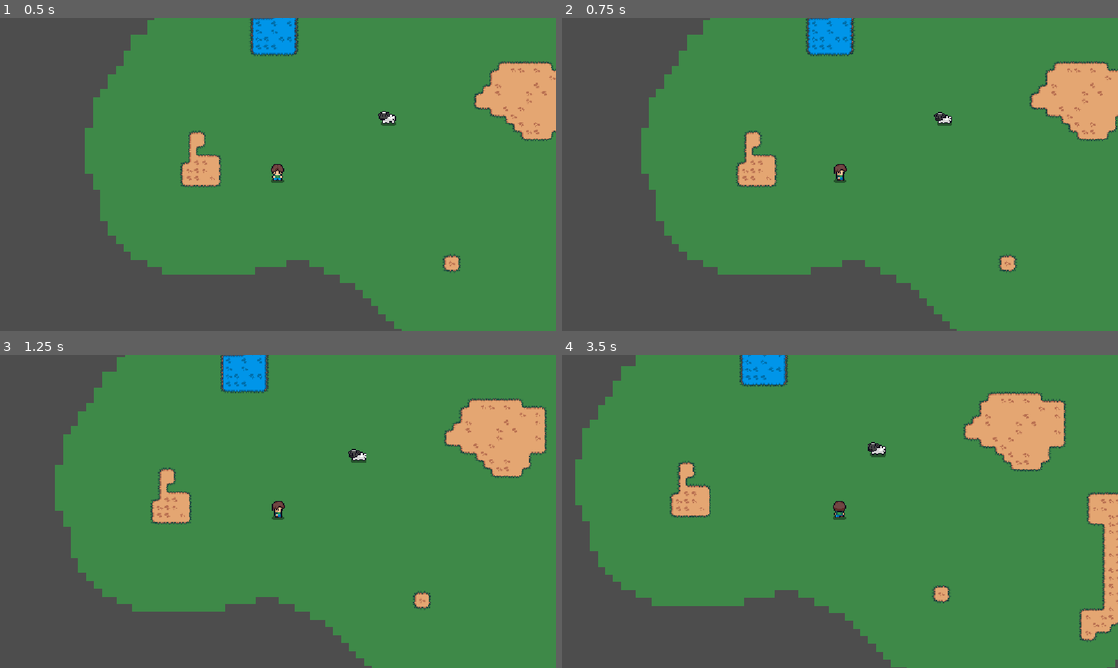
Above: before the commit, frames 1-4 (two rows, left to right).
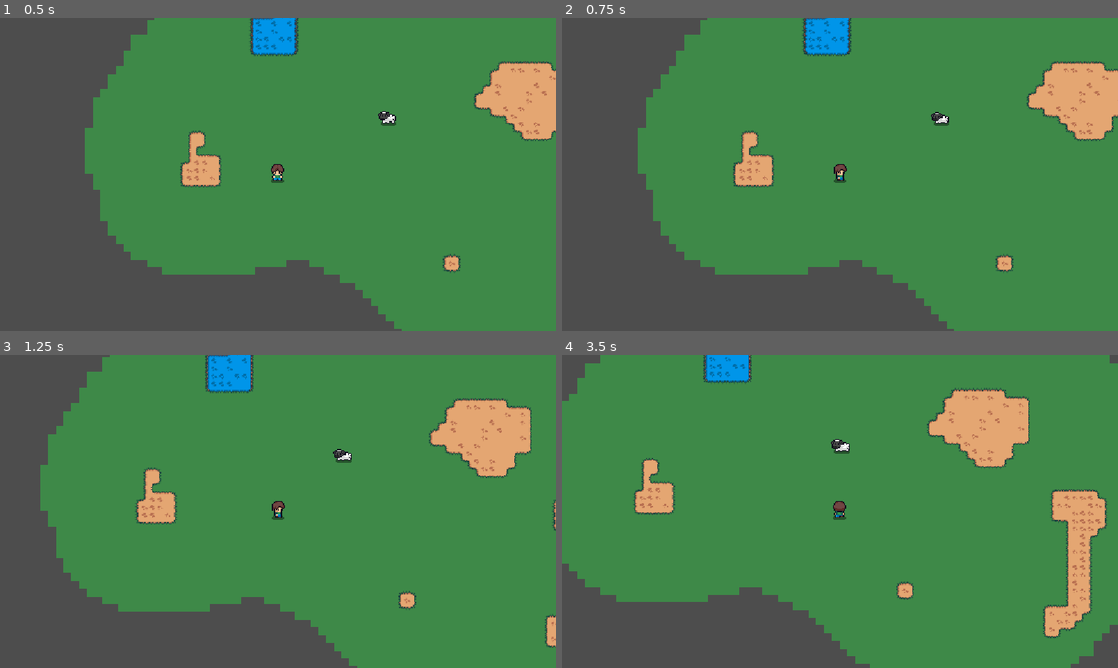
Above: after the commit, the same moments.

Repository: Vikociraptor/pied_piper
Game: Godot game, scene res://Scenes/world.tscn
Same seed, same stepped clock (60 frames per second), same inputs: the game is played once before the commit and once after it.
Inputs (mouse positions are in pixels of both pictures, inside the frame that each line leads up to):
- Up to frame 1 (0.5 s): no input
- Up to frame 2 (0.75 s): tap Enter at 0.5 s; move the mouse to (962, 158) at 0.52 s; hold D (right) from 0.53 s (still down); hold Space (shoot, bound only after the commit) from 0.53 s (still down)
- Up to frame 3 (1.25 s): keep holding D (right); keep holding Space (shoot, bound only after the commit)
- Up to frame 4 (3.5 s): move the mouse to (728, 527) at 1.27 s; release D (right) at 1.28 s; release Space (shoot, bound only after the commit) at 1.28 s; hold S (down) 1.28-2.03 s; tap Space (shoot, bound only after the commit) at 1.35, 2.85 s; move the mouse to (895, 442) at 2.02 s; hold D (right) 2.03-2.78 s; hold Space (shoot, bound only after the commit) 2.03-2.78 s; move the mouse to (812, 574) at 2.77 s; hold W (up) from 2.78 s (still down)

Frame 1 is identical in both runs. In frame 2, 2.4% of the frame differs, in the area x 13-100%, y 0-100%; in frame 3, 7.5%; in frame 4, 18%, in the area x 0-100%, y 0-100%.

Commit message:
Started work on frequencies

Diff:
--- a/Scenes/player.gd
+++ b/Scenes/player.gd
@@ -1,9 +1,15 @@
 extends CharacterBody2D
 
-const max_speed: int = 100
-const acceleration: int = 10
+
+@export var max_speed: int = 100
+@export var acceleration: int = 10
 const friction: int = 8
 var direction: String = "front"
+
+@onready var detectioon_area: Area2D = $DetectionArea
+
+@export var selectedFrequency := 0.0
+@export var frequencyDistance := 5.0
 
 @onready var sprite: AnimatedSprite2D = $AnimatedSprite2D
 
@@ -15,6 +21,9 @@
 
 	if input:
 		_update_direction(input)
+
+	if Input.is_action_pressed("shoot"):
+		_play_frequency()
 
 	var lerp_weight = delta * (acceleration if input else friction)
 	velocity = lerp(velocity, input * max_speed, lerp_weight)
@@ -36,3 +45,18 @@
 func _update_animation(input: Vector2) -> void:
 	var state := "walk" if input else "idle"
 	sprite.play(state + "_" + direction)
+
+func _check_cone(cone_angle: int) -> Array[Node2D]:
+	var mouse_world := get_global_mouse_position()
+	var player_to_mouse := mouse_world - position
+	var direction := player_to_mouse.normalized()
+	var hits: Array[Node2D] = []
+
+	for body in detectioon_area.get_overlapping_bodies():
+		if body == self:
+			continue
+
+	return hits
+
+func _play_frequency() -> void:
+	pass
--- a/Scenes/sheep.gd
+++ b/Scenes/sheep.gd
@@ -1,6 +1,8 @@
 extends CharacterBody2D
 
 @onready var sprite: AnimatedSprite2D = $AnimatedSprite2D
+
+@export var frequencyTriggers: Array[float] = []
 
 func _ready() -> void:
 	sprite.play("idle")
--- a/Scenes/world.tscn
+++ b/Scenes/world.tscn
@@ -8,6 +8,9 @@
 [ext_resource type="Texture2D" uid="uid://cnvmadaeft172" path="res://assets/temp/Tiles/Path_Middle.png" id="6_ikia7"]
 [ext_resource type="Texture2D" uid="uid://w0jvpctpnfj6" path="res://assets/temp/Tiles/Water_Middle.png" id="7_7yui6"]
 [ext_resource type="PackedScene" uid="uid://b5ydtoksfgi1k" path="res://Scenes/sheep.tscn" id="8_k7acu"]
+
+[sub_resource type="CircleShape2D" id="CircleShape2D_jsssl"]
+radius = 50.0
 
 [sub_resource type="TileSetAtlasSource" id="TileSetAtlasSource_c5t2i"]
 texture = ExtResource("2_o06y3")
@@ -415,9 +418,15 @@
 [node name="world" type="Node2D" unique_id=995762088]
 
 [node name="Player" parent="." unique_id=944597921 instance=ExtResource("1_a02cp")]
+max_speed = 150
 
 [node name="Camera2D" type="Camera2D" parent="Player" unique_id=1038056916]
 scale = Vector2(0.5, 0.5)
+
+[node name="DetectionArea" type="Area2D" parent="Player" unique_id=76085088]
+
+[node name="CircleRadius" type="CollisionShape2D" parent="Player/DetectionArea" unique_id=936338874]
+shape = SubResource("CircleShape2D_jsssl")
 
 [node name="Ground" type="TileMapLayer" parent="." unique_id=378186057]
 z_index = -2
--- a/project.godot
+++ b/project.godot
@@ -46,6 +46,11 @@
 , Object(InputEventKey,"resource_local_to_scene":false,"resource_name":"","device":-1,"window_id":0,"alt_pressed":false …(186 unchanged characters)…
 ]
 }
+shoot={
+"deadzone": 0.2,
+"events": [Object(InputEventKey,"resource_local_to_scene":false,"resource_name":"","device":-1,"window_id":0,"alt_pressed":false,"shift_pressed":false,"ctrl_pressed":false,"meta_pressed":false,"pressed":false,"keycode":0,"physical_keycode":32,"key_label":0,"unicode":32,"location":0,"echo":false,"script":null)
+]
+}
 
 [physics]
 
